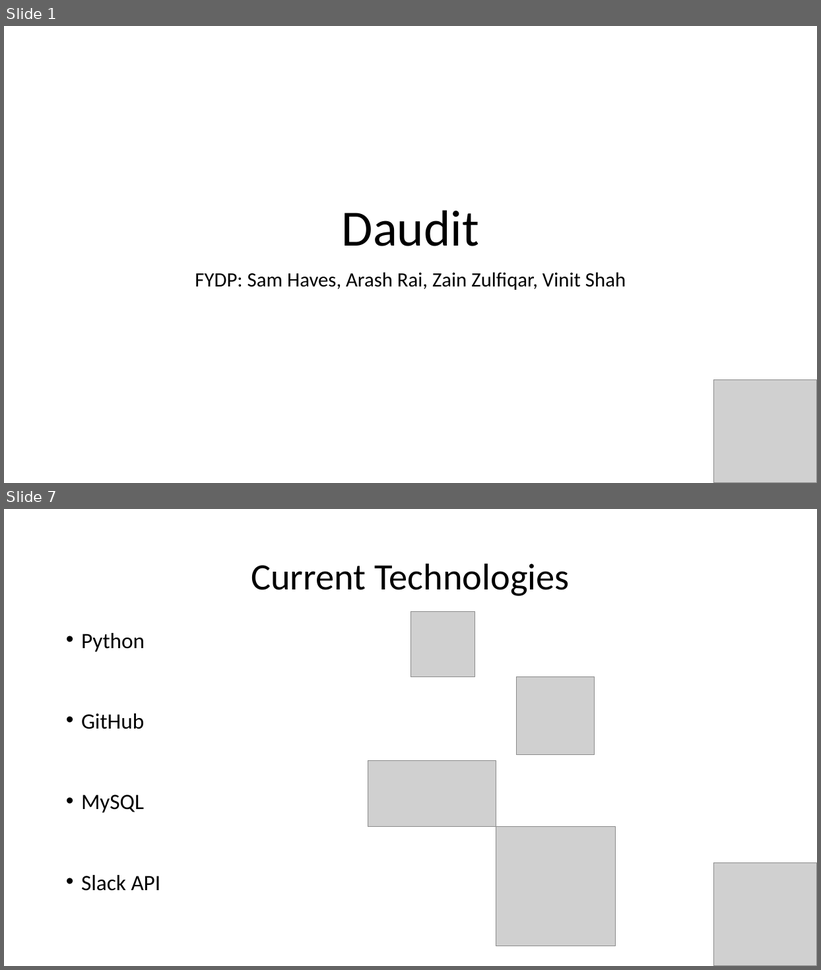
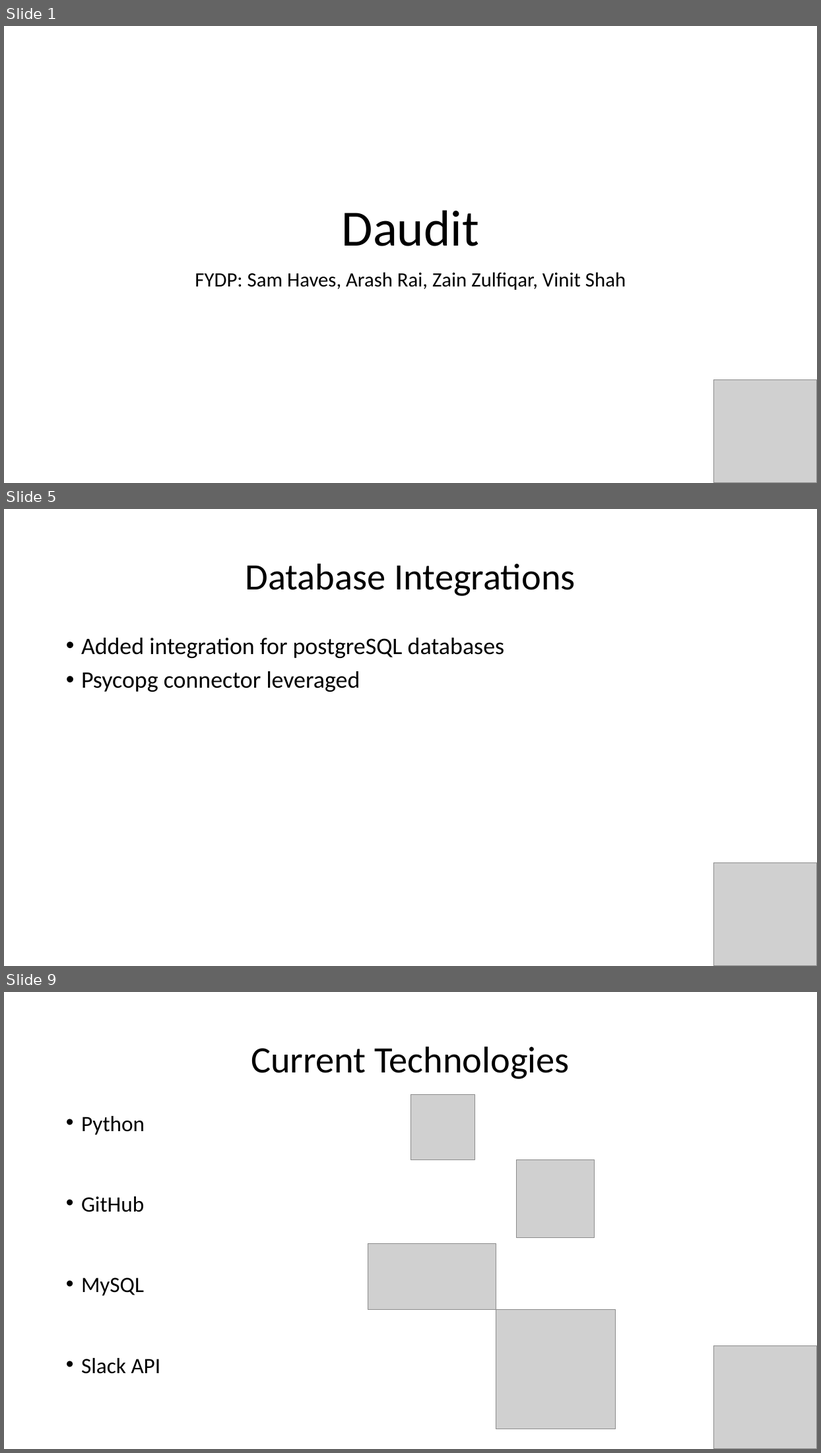
Before and after one commit to havess/daudit, a slide deck: midterm_presentation.pptx. Shown one above the other, each under a label of ours: slides 1 and 7 before the commit, slides 1, 5 and 9 after it; the slides between them are not shown. The pictures are 821x970 and 821x1453 pixels, drawn with LibreOffice and Linux fonts; fonts in the diff are those of the drawing; grey boxes stand for pictures. Boxes give left, top, right and bottom in pixels: in the first picture for what was removed or moved away, otherwise in the second. Text is boxed around its words. In the diff, an @@ line names an element or a change of style, - is before the commit and + after.

```diff
--- a/midterm_presentation.pptx
+++ b/midterm_presentation.pptx
@@ slide 5 added at (x1=4, y1=509, x2=817, y2=966), background #FFFFFF @@
@@ title added at (x1=245, y1=563, x2=576, y2=596), 44 pt, text #000000 @@
+Database Integrations
@@ text added at (x1=81, y1=638, x2=504, y2=692), 28 pt, text #000000 @@
+• Added integration for postgreSQL databases
+• Psycopg connector leveraged
@@ picture added at (x1=714, y1=863, x2=817, y2=966) @@
@@ what was slide 7 is now slide 9 @@
```
Also in this commit, not shown: 6 other slides added, 11 slides removed, 6 other files.
